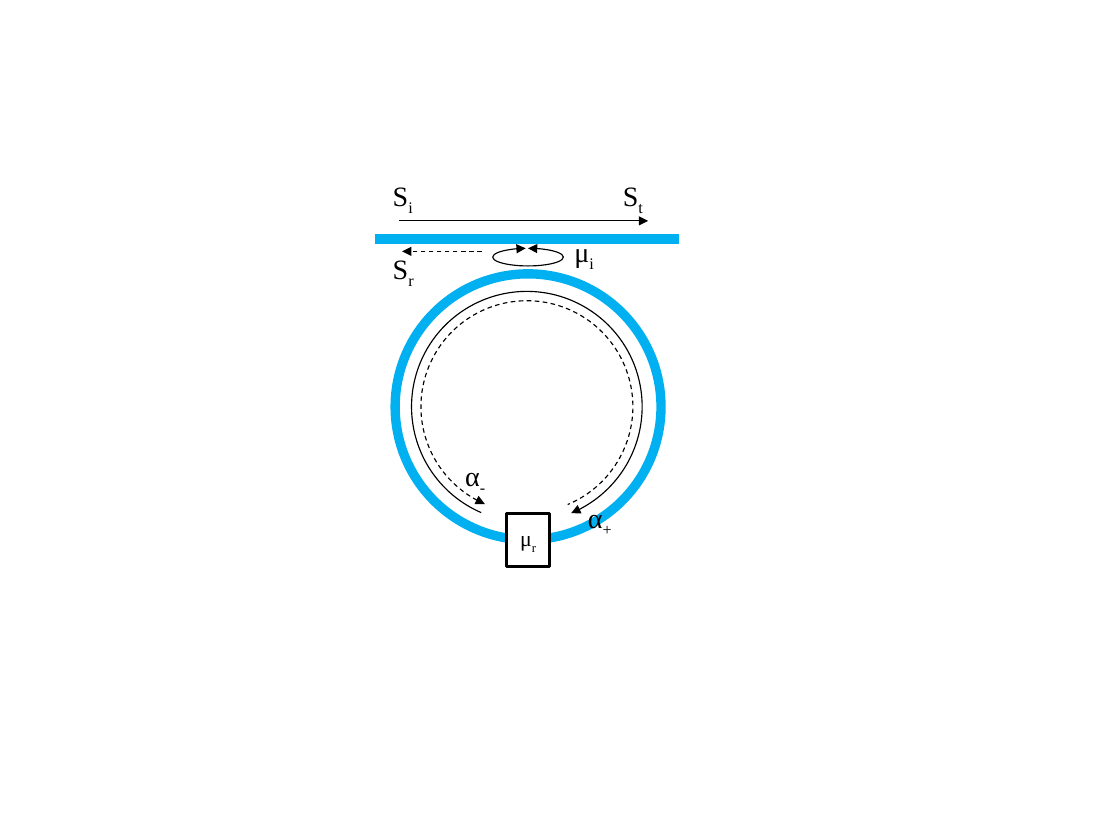
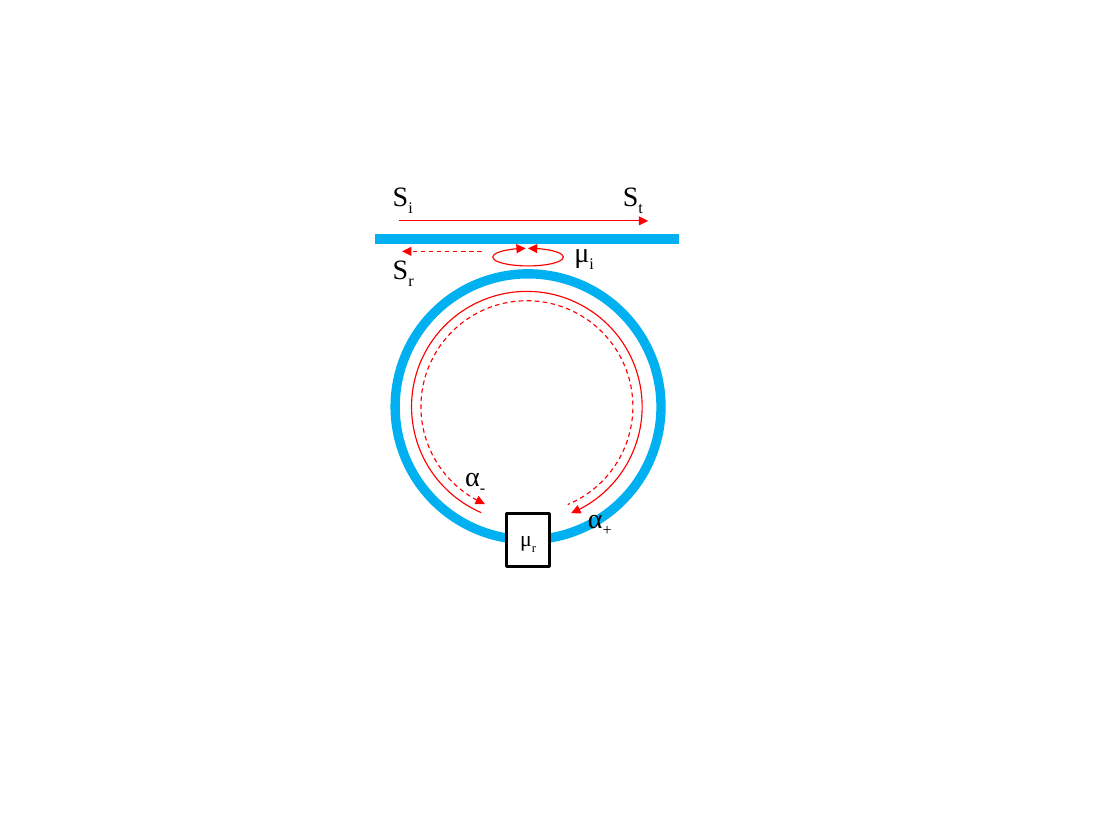
Before and after one commit to huangqiangsheng/thesis, a slide deck: slide 1 of thesis_v1/Pictures/chapt5.pptx. Drawn at 1120x840 pixels with LibreOffice and Linux fonts; fonts in the diff are those of the drawing. Boxes give left, top, right and bottom in pixels: in the first picture for what was removed or moved away, otherwise in the second. Text is boxed around its words. In the diff, an @@ line names an element or a change of style, - is before the commit and + after.

```diff
--- a/thesis_v1/Pictures/chapt5.pptx
+++ b/thesis_v1/Pictures/chapt5.pptx
@@ arrow (399, 221) - (648, 221): stroke #000000 0.75 pt to #FF0000 0.75 pt @@
@@ arrow (482, 251) - (402, 251): stroke #000000 0.75 pt dashed to #FF0000 0.75 pt dashed @@
@@ arc (boxed as its full ellipse) at (493,249,563,267): outline #000000 0.75 pt to #FF0000 0.75 pt @@
@@ arc (boxed as its full ellipse) at (411,291,642,522): outline #000000 0.75 pt to #FF0000 0.75 pt @@
@@ arc (boxed as its full ellipse) at (421,301,633,513): outline #000000 0.75 pt dashed to #FF0000 0.75 pt dashed @@
```
Also in this commit, not shown: 2 slides added, 29 other files.
